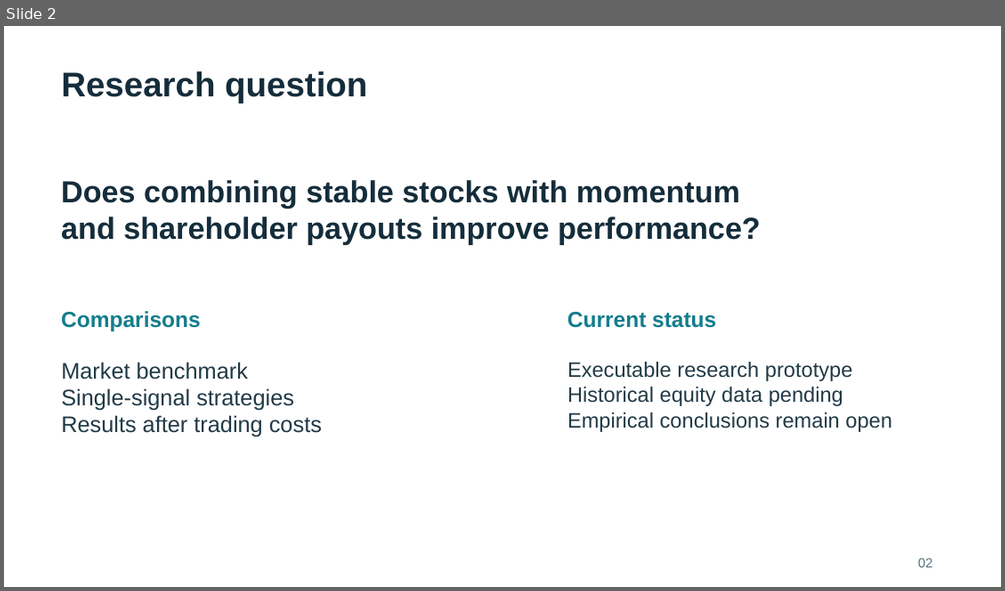
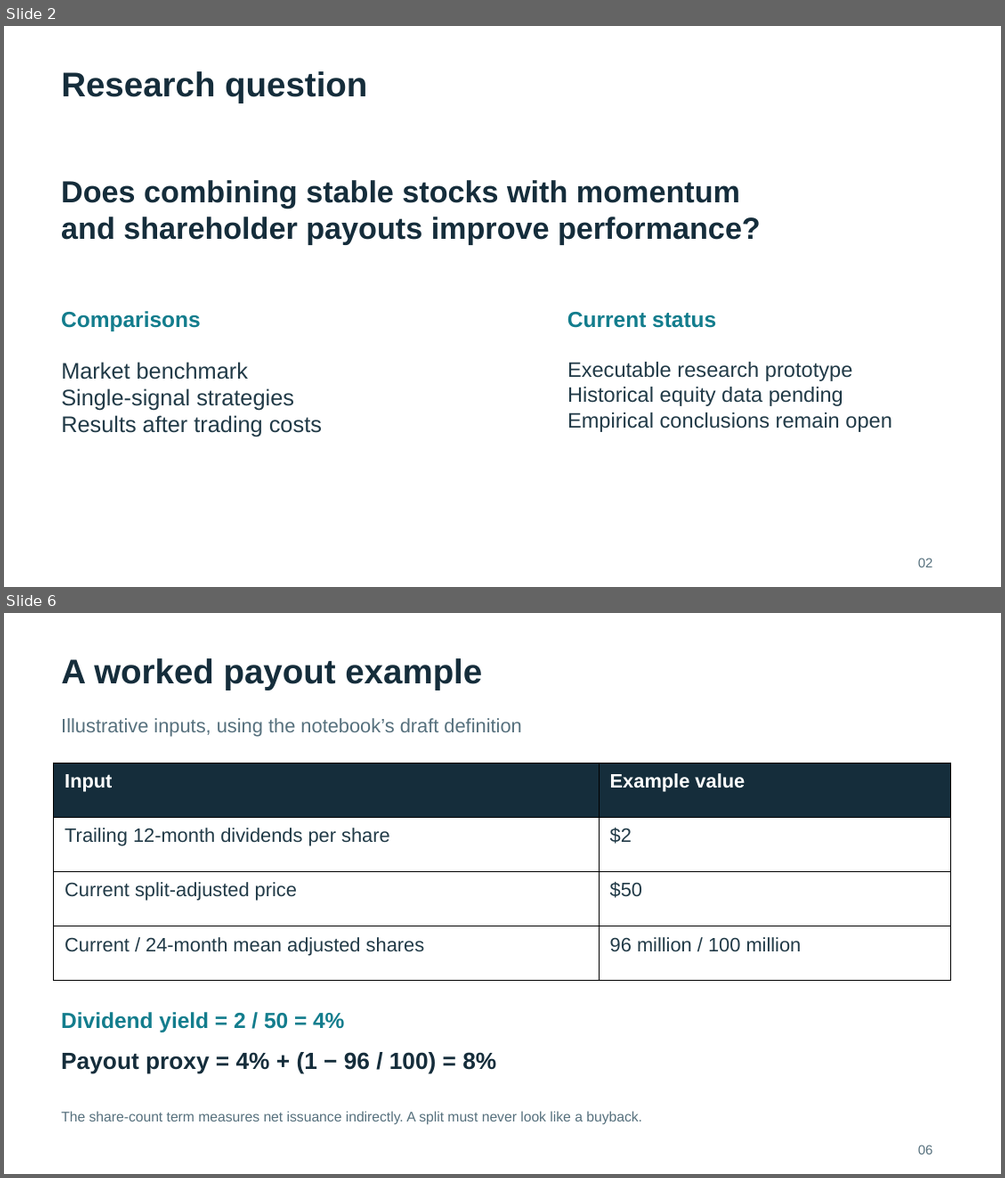
Before and after one commit to yingnichang/MTH9897, a slide deck: Final/presentation/conservative_formula_presentation.pptx. Shown one above the other, each under a label of ours: slide 2 before the commit, slides 2 and 6 after it; the slides between them are not shown. The pictures are 1005x591 and 1005x1178 pixels, drawn with LibreOffice and Linux fonts; fonts in the diff are those of the drawing. Boxes give left, top, right and bottom in pixels: in the first picture for what was removed or moved away, otherwise in the second. Text is boxed around its words. In the diff, an @@ line names an element or a change of style, - is before the commit and + after.

Commit message:
Expand presentation with worked examples and research interpretation

```diff
--- a/Final/presentation/conservative_formula_presentation.pptx
+++ b/Final/presentation/conservative_formula_presentation.pptx
@@ slide 6 added at [4,613,1001,1174], background #FFFFFF @@
@@ text added at [61,658,482,690], 33 pt, text #152D3B, bold @@
+A worked payout example
@@ text added at [61,718,521,737], 18.8 pt, text #56707D @@
+Illustrative inputs, using the notebook’s draft definition
@@ table added at [54,763,952,981], 4 rows, 2 columns @@
+Input | Example value
+Trailing 12-month dividends per share | $2
+Current split-adjusted price | $50
+Current / 24-month mean adjusted shares | 96 million / 100 million
@@ text added at [61,1012,344,1032], 21 pt, text #137D8D, bold @@
+Dividend yield = 2 / 50 = 4%
@@ text added at [61,1052,496,1074], 22.5 pt, text #152D3B, bold @@
+Payout proxy = 4% + (1 − 96 / 100) = 8%
@@ text added at [61,1111,642,1125], 13.5 pt, text #56707D @@
+The share-count term measures net issuance indirectly. A split must never look like a buyback.
@@ text added at [918,1144,933,1154], 12.8 pt, text #56707D @@
+06
```
Also in this commit, not shown: 12 slides changed, 7 other slides added, 7 other files.
